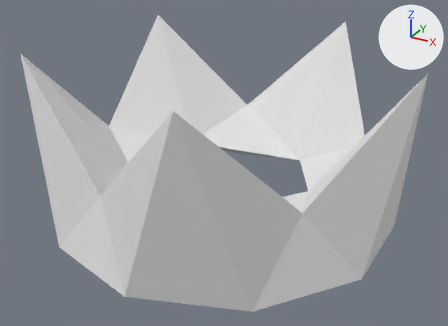
The FBX model Assets/Models/DaCrown.fbx, before and after one commit.
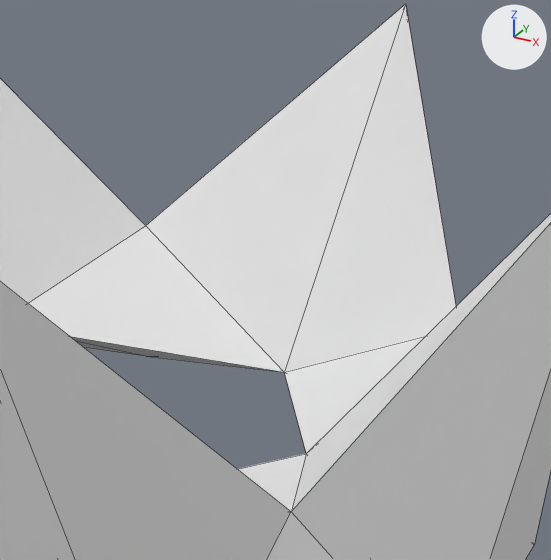
There are two pictures of each version: one whole from a 50 mm camera at (7.77, -14.19, 8.22) aimed at (0.19, -0.41, 1.34), one close up on the part from 43% to 89% of the width and 6% to 71% of the height. The axes (+X, +Y, +Z) are drawn at upper right. The lights are the same throughout. The close-ups show mesh edges as thin lines. Where no turn or scale is listed for an object, it has been applied to the vertices.
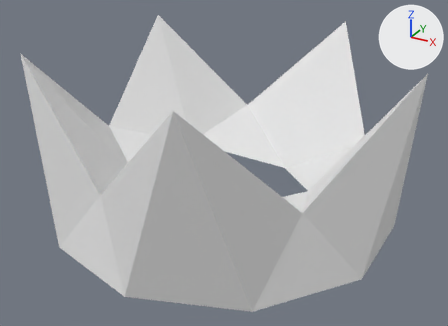
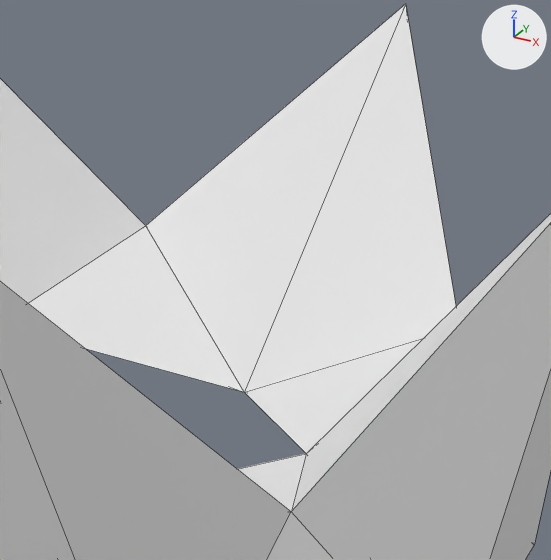
Boxes (x1, y1, x2, y2) around the edits, measured in the close-ups (551 x 560 px; the box of a moved part takes in the faces that stretch with it):
part 1 of me_icosphere, moved or reshaped
    both: (28, 4, 456, 453)

Patch to the scene script:
```diff
--- a/Assets/Models/DaCrown.fbx.py
+++ b/Assets/Models/DaCrown.fbx.py
@@ me_icosphere @@
 me_icosphere.from_pydata(...)  # 30 vertices, 60 faces; spans x -4.59..5.22, y -4.96..4.96, z -0.39..4.45
 # used by ob_icosphere; location = (0.0, 0.0, 0.0)
-me_icosphere.vertices[14].co = (1.03, 3.16, 0.23)  # pixel (284, 372)
+# me_icosphere part 1
+me_icosphere.vertices[14].co = (0.84, 2.38, 0.23)  # pixel (244, 392)
```
